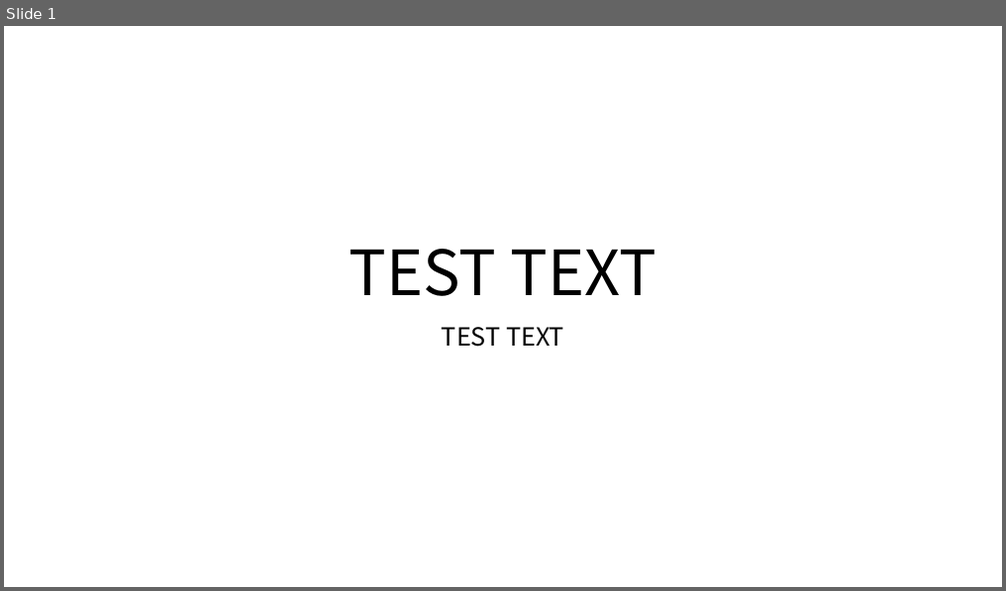
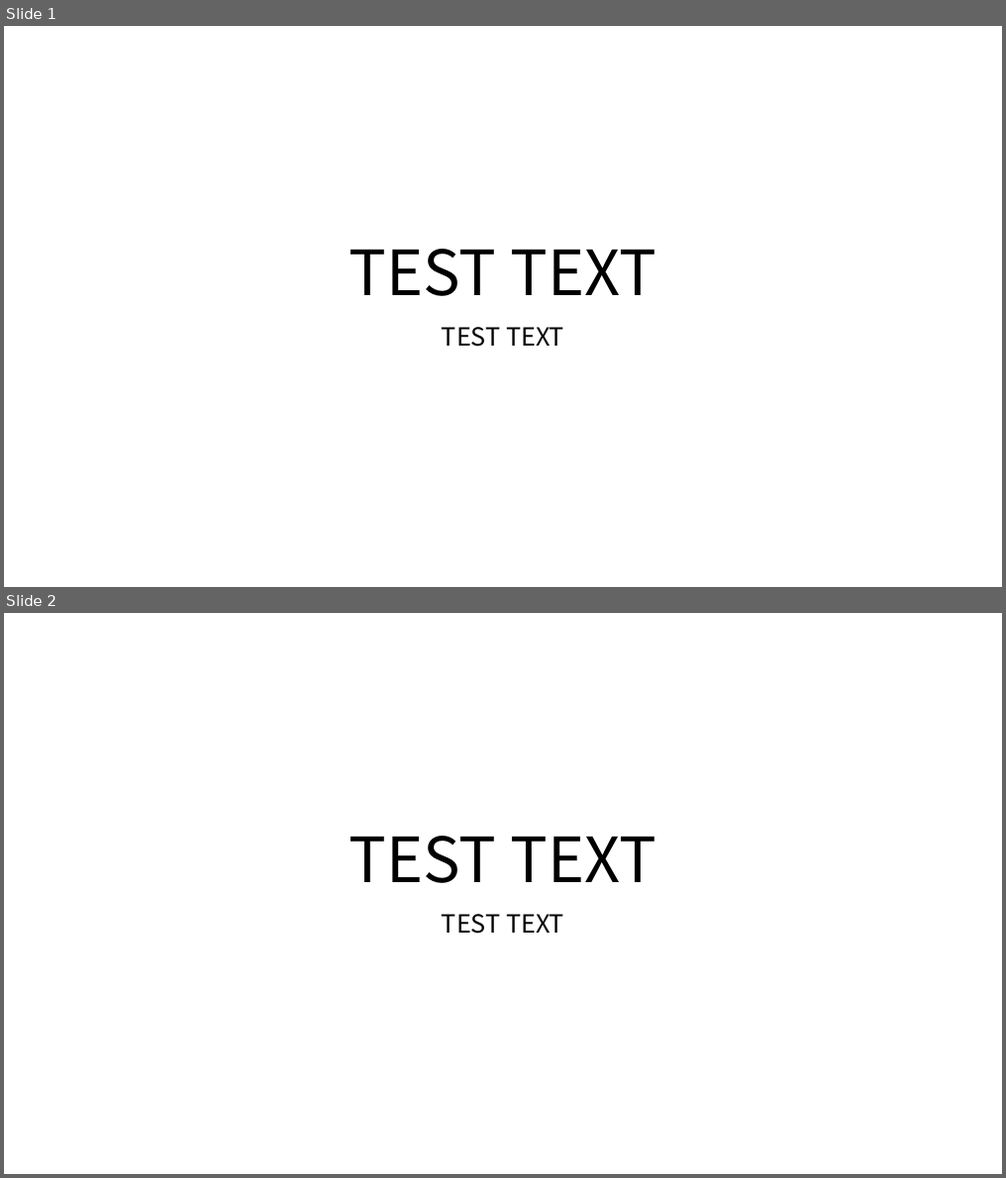
Before and after one commit to microsoft/mcp-dotnet-samples, a slide deck: ppt-font-fix/src/McpSamples.PptFontFix.HybridApp/test.pptx. Shown one above the other, each under a label of ours: slide 1 before the commit, slides 1 and 2 after it. The pictures are 1006x591 and 1006x1178 pixels, drawn with LibreOffice and Linux fonts; fonts in the diff are those of the drawing. Boxes give left, top, right and bottom in pixels: in the first picture for what was removed or moved away, otherwise in the second. Text is boxed around its words. In the diff, an @@ line names an element or a change of style, - is before the commit and + after.

```diff
--- a/ppt-font-fix/src/McpSamples.PptFontFix.HybridApp/test.pptx
+++ b/ppt-font-fix/src/McpSamples.PptFontFix.HybridApp/test.pptx
@@ slide 2 added at (4, 613, 1002, 1174), background #FFFFFF @@
@@ title added at (350, 836, 656, 883), 60 pt, text #000000 @@
+TEST TEXT
@@ subtitle added at (442, 914, 564, 934), 24 pt, text #000000 @@
+TEST TEXT
```
Also in this commit, not shown: 3 other slides added, 5 other files.
